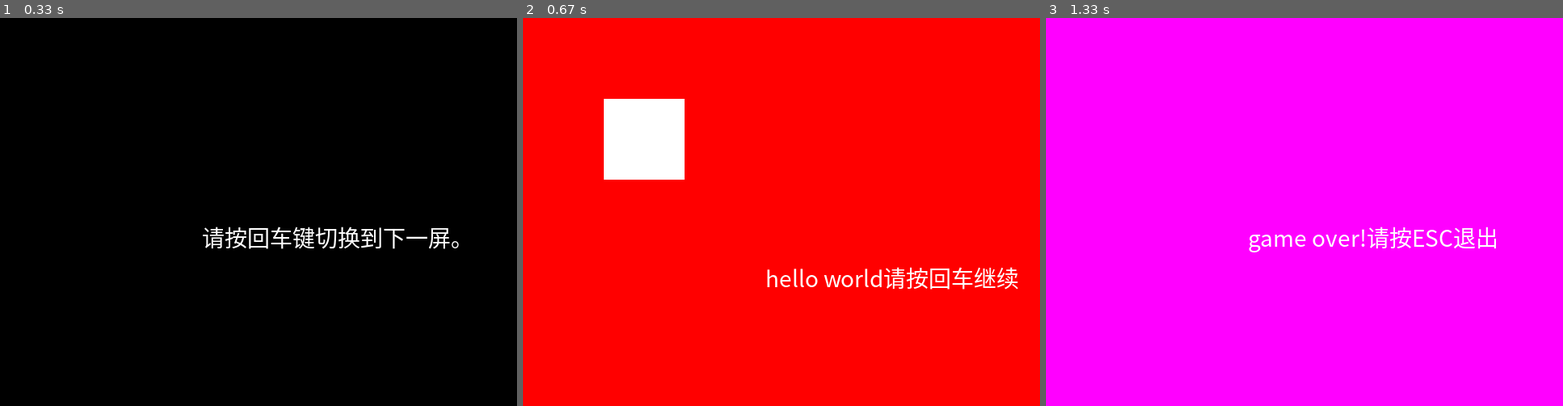
Above: before the commit, frames 1-3 (left to right).
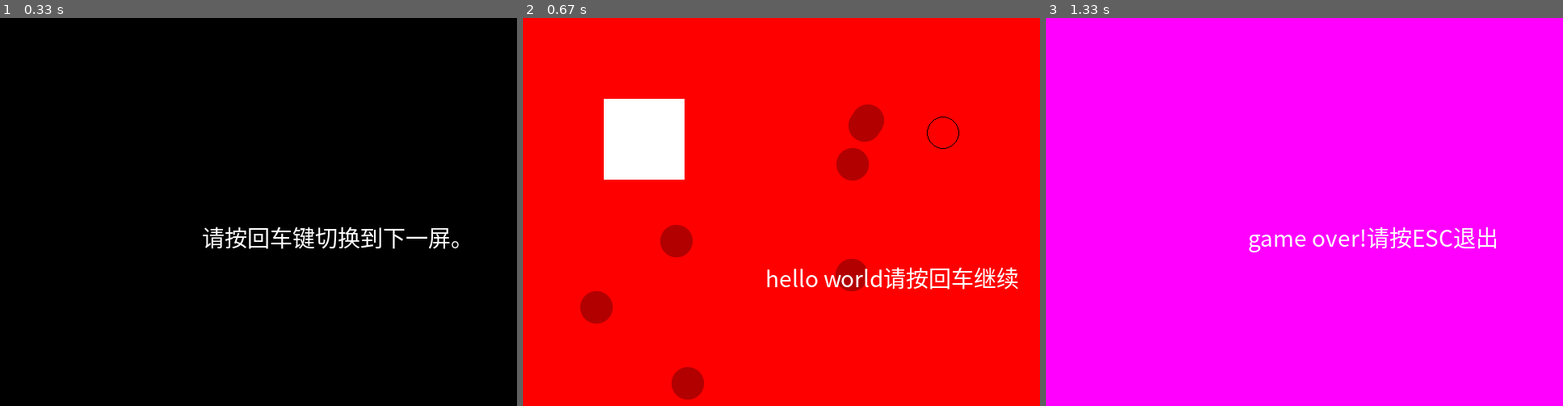
Above: after the commit, the same moments.

Repository: bosichong/My_pygame
Game: pygame game, started from PY_RPG/demo01.py
Two runs of this game, one before a commit and one after it. Both use one fixed random seed, a clock stepped at 60 frames per second and the inputs below.
Inputs:
- Up to frame 1 (0.33 s): no input
- Up to frame 2 (0.67 s): tap Enter at 0.33 s
- Up to frame 3 (1.33 s): tap Enter at 0.67 s

Frame 1 is identical in both runs. In frame 2, 2.6% of the frame differs, in the area x 11-85%, y 22-99%; in frame 3, nothing differs.

Commit message:
“编学编玩”用Pygame编写游戏（6）PY_RPG 一个pygame的简单封装。

Diff:
--- a/PY_RPG/PygameApp.py
+++ b/PY_RPG/PygameApp.py
@@ -1,5 +1,5 @@
 #codeing=utf-8
-# @Time    : 2017-10-26
+# @Time    : 2017-12-28
 # @Author  : J.sky
 # @Mail    : bosichong@qq.com
 # @Site    : www.17python.com
@@ -8,7 +8,7 @@
 # @Details : “编学编玩”用Pygame编写游戏（6）PY_RPG 一个pygame的简单封装。
 # @Other   : OS X 10.11.6
 #            Python 3.6.1
-#            VSCode 1.15.1
+#            PyCharm
 ###################################
 # “编学编玩”用Pygame编写游戏（6）PY_RPG 一个pygame的简单封装。
 ###################################
@@ -23,7 +23,7 @@
 
 游戏中的关键词，假设游戏没有条件判断，那么游戏从头运行到尾就是一部电影。
 这样的话，我们定义一些游戏的基本对象：
-渲染器（APP）--只负责渲染游戏场景中存在的游戏片段，属性有：一个游戏片段容器，及一些游戏窗口常用设置，并初始化游戏设置。
+渲染器（APP）--只负责渲染游戏场景中存在的游戏片段，属性有：一个游戏片段容器及一些游戏窗口常用设置，并初始化游戏设置。
 游戏片段(scene)--可能是游戏中的一个片段，一个情节，一节过场，片头，片尾等，游戏片段中包含一个开关属性，用来控制是否可以渲染此游戏片段。
 游戏逻辑判断器--游戏中的裁判，负责判断修改游戏中的执行条件。
 精灵--游戏中的角色，他可以是游戏中的场景，主角，配角，怪物，子弹，文字对白。
@@ -47,28 +47,34 @@
 
 ## 如何使用PY_RPG？
 
-    app = GameApp("gameapp test",(640,480),24)#创建游戏
-    app.scenes.append(MainScene())#创建游戏菜单
-    app.scenes.append(TestScene())#创建游戏内容
-    app.scenes.append(GameOverScene())#游戏结束画面
+    app = GameApp()#创建游戏
+    appscreen = app.screen#获取渲染器
+    app.scenes.append(MainScene(appscreen))#创建游戏菜单
+    app.scenes.append(TestScene(appscreen))#创建游戏内容
+    app.scenes.append(GameOverScene(appscreen))#游戏结束画面
     app.run() #游戏开始
 
 根据需要创建并重写上边的三个类，然后创建游戏就可以了，现在这样看来，游戏的创建是不是很有层次了？
 
-这个框架还没有封装完毕，我还会继续的，之后的游戏制作都要从这个框架上弄起了，初步还要写几个完整的游戏例子。
+这个框架还没有封装完毕，我还会继续的，之后的游戏制作都要从这个框架上弄起了，初步还要写几个完整的小游戏例子。
 
 
 
 '''
-import pygame, os, sys
+import pygame, sys
 from pygame.locals import * #导入游戏常量
 
 class GameApp:
     '''
-    游戏app类，创建一个全新的游戏
+    渲染器（APP）--只负责渲染游戏场景中存在的游戏片段，属性有：一个游戏片段容器及一些游戏窗口常用设置，并初始化游戏设置。
     '''
-    def __init__(self,title,resolution,update_rate):
-        self.title = title
+    def __init__(self,title='游戏窗口',resolution=(640,480),update_rate=24):
+        '''
+        :param title: 游戏标题
+        :param resolution: 场景尺寸(640，480)
+        :param update_rate: 刷频率默认24
+        '''
+        self.title = title#游戏标题
         self.resolution = resolution#分辨率
         self.update_rate = update_rate#刷新频率
         self.scenes = []#所有游戏的片段list
@@ -79,22 +85,33 @@
 
 
     def run(self):
+        '''
+        游戏开始。
+        '''
         print('游戏开始！')
         while True:
             for scene in self.scenes:
                 #如果当前片段可以开始，则开始渲染
                 if scene.start:
-                    #传递相关参数
+                    #传递相关参数，用来在scene中使用。
                     scene.screen = self.screen #渲染器
                     scene.update_rate = self.update_rate #刷新频率
                     scene.clock = self.clock #刷新频率设置对象
-                    scene.scenes = self.scenes
+                    scene.scenes = self.scenes#获得当前所有游戏片段
+                    scene.resolution = self.resolution#分辨率，用来获得场景的宽高
                     scene.run()
 
 
 class Scene:
-    def __init__(self):
-        self.screen = None
+    '''
+    游戏片段(scene)--可能是游戏中的一个片段，一个情节，一节过场，片头，片尾等，游戏片段中包含一个开关属性，用来控制是否可以渲染此游戏片段。
+    '''
+    def __init__(self, screen):
+        '''
+
+        :param screen:游戏中唯一的渲染器
+        '''
+        self.screen = screen
         self.update_rate = 24
         self.scenes = []#所有游戏的片段list
         self.id = ''
--- a/PY_RPG/demo01.py
+++ b/PY_RPG/demo01.py
@@ -10,24 +10,31 @@
 #            Python 3.6.1
 #            VSCode 1.15.1
 ###################################
-# “编学编玩”用Pygame编写游戏（5）PY_RPG 一个pygame的简单封装。
+# “编学编玩”用Pygame编写游戏（6）PY_RPG 一个pygame的简单封装。
 ###################################
 import pygame, os, sys
+import random
 from pygame.locals import * #导入游戏常量
 
-from PygameApp import Scene, GameApp
-from util import * #导入辅助工具函数及一些常量
+#导入自定义游戏包
+BASE_DIR = os.path.dirname(os.path.dirname(os.path.abspath(__file__)))#获取当前文件上级目录的绝对地址
+sys.path.append(BASE_DIR)#添加一个模块搜索目录，方便找到自己的建的模块
+
+from PY_RPG.PygameApp import *
+from PY_RPG.util import * #导入辅助工具函数及一些常量
+from PY_RPG.BorderCrossing import *
 
 
 class MainScene(Scene):
-    def __init__(self):
-        super().__init__()
+    def __init__(self, screen):
+        super().__init__(screen)
         self.id = 'main_scene'
         self.start = True
 
     def draw(self):
         self.screen.fill((0,0,0))
         print_text(self.screen,title_h3,250,250,'请按回车键切换到下一屏。')
+
     def updae(self):
         pass
 
@@ -42,18 +49,48 @@
                         scene.start = True
                     else:
                         scene.start = False
+
 class TestScene(Scene):
-    def __init__(self,):
-        super().__init__()
+    def __init__(self, screen):
+        super().__init__(screen)
         self.id = 'test'
+        self.resolution = (640,480)
+        self.t_x = 300
+        self.t_y = 300
+        self.last_update = pygame.time.get_ticks()  # 游戏开始时的计时
+        self.ms = Myrs(self.screen,self.resolution)
+        self.myimgs = pygame.sprite.Group()
+        # 创建一个边界碰撞检对象
+        self.bc = BorderCrossing(5, 5, self.resolution[0] - 10, self.resolution[1] - 10)
+        for i in range(7):
+            self.myimgs.add(MyImgSprite())
 
     def draw(self):
         self.screen.fill((255,0,0))
         pygame.draw.rect(self.screen, (255,255,255), (100,100,100,100),)
-        print_text(self.screen,title_h3,300,300,'hello world请按回车继续',)
+
+        self.ms.draw()
+        self.myimgs.draw(self.screen)
+        print_text(self.screen, title_h3, self.t_x, self.t_y, 'hello world请按回车继续', )
 
     def updae(self):
-        pass
+        self.ms.update()
+        # 红绿边界碰撞检测
+        for sp in self.myimgs:
+            self.bc.sprite = sp.rect
+            if self.bc.isTopBorderCrossing() or self.bc.isBottomBorderCrossing():
+                sp.speed_y = -sp.speed_y
+            if self.bc.isLeftBorderCrossing() or self.bc.isRightBorderCrossing():
+                sp.speed_x = -sp.speed_x
+
+        self.myimgs.update()##检测边界碰撞后更新所有组中球的坐标。
+        now = pygame.time.get_ticks()
+        if now - self.last_update >1000:
+            self.t_x = random.randint(100,400)
+            self.t_y = random.randint(100,400)
+            self.last_update = now
+
+
     def handle_event(self,event):
         if event.type == KEYUP:
             if event.key == K_ESCAPE:
@@ -65,9 +102,10 @@
                         scene.start = True
                     else:
                         scene.start = False
+
 class GameOverScene(Scene):
-    def __init__(self):
-        super().__init__()
+    def __init__(self, screen):
+        super().__init__(screen)
         self.id = 'gameover'
 
     def draw(self):
@@ -79,11 +117,73 @@
             if event.key == K_ESCAPE:
                 pygame.quit()
                 sys.exit()
+
+
+
+
+class Myrs(pygame.sprite.Sprite):
+    '''形状精灵类'''
+
+    def __init__(self, display,resolution):
+        # Call the parent class (Sprite) constructor
+        pygame.sprite.Sprite.__init__(self)
+        self.display = display  # 渲染器
+        self.rect = pygame.Rect((500, 110, 40, 40))  # 精灵的形状
+        self.speed = 3
+        self.last_update = pygame.time.get_ticks()  # 游戏开始时的计时
+        self.resolution = resolution
+
+    def draw(self):
+        '''绘制精灵'''
+        pygame.draw.ellipse(self.display, BLACK, self.rect, 1)
+
+    def update(self):
+        now = pygame.time.get_ticks()
+        # print(self.speed)
+        if now - self.last_update > 1000:
+            if self.speed > 0:
+                self.speed = self.speed - 1
+                self.last_update = now
+            elif self.speed < 0:
+                self.speed = self.speed + 1
+                self.last_update = now
+            else:
+                self.speed = 10
+                self.last_update = now
+
+        if self.rect.y + self.rect.height >= self.resolution[1]:
+            self.speed = -self.speed
+        if self.rect.y <= 0:
+            self.speed = -self.speed
+        self.rect.y += self.speed
+
+class MyImgSprite(pygame.sprite.Sprite):
+    '''图片精灵类'''
+    def __init__(self):
+       pygame.sprite.Sprite.__init__(self)
+       self.image = pygame.image.load('.././images/a.png') #导入图片
+       self.rect = self.image.get_rect() #返回一个rect对象
+       self.rect.topleft = (random.randint(40,590),random.randint(40,430))#设置他的坐标
+       self.last_update = pygame.time.get_ticks()#获取当前游戏动行的时间，这是一个整数，不明白可以打印看看
+       #移动速度
+       self.speed_x = random.randint(1,10)
+       self.speed_y = random.randint(1,10)
+
+    def update(self):
+        '''更新自己的坐标，如果放在精灵组中，调用组的update()函数，会自动调用本函数'''
+        now = pygame.time.get_ticks()
+        if now - self.last_update >1:#通过这个时间差来做一些动画
+            # self.rect.topleft = (random.randint(0,600),random.randint(0,440))#随机变化位置
+            self.rect.x += self.speed_x
+            self.rect.y += self.speed_y
+            self.last_update = now
+
 def main():
-    app = GameApp("gameapp test",(640,480),24)#创建游戏
-    app.scenes.append(MainScene())#创建游戏菜单
-    app.scenes.append(TestScene())#创建游戏内容
-    app.scenes.append(GameOverScene())#游戏结束画面
+    app = GameApp()#创建游戏
+    appscreen = app.screen#获取渲染器
+    app.scenes.append(MainScene(appscreen))#创建游戏菜单
+    app.scenes.append(TestScene(appscreen))#创建游戏内容
+    app.scenes.append(GameOverScene(appscreen))#游戏结束画面
     app.run() #游戏开始
 if __name__ == '__main__':
     main()
